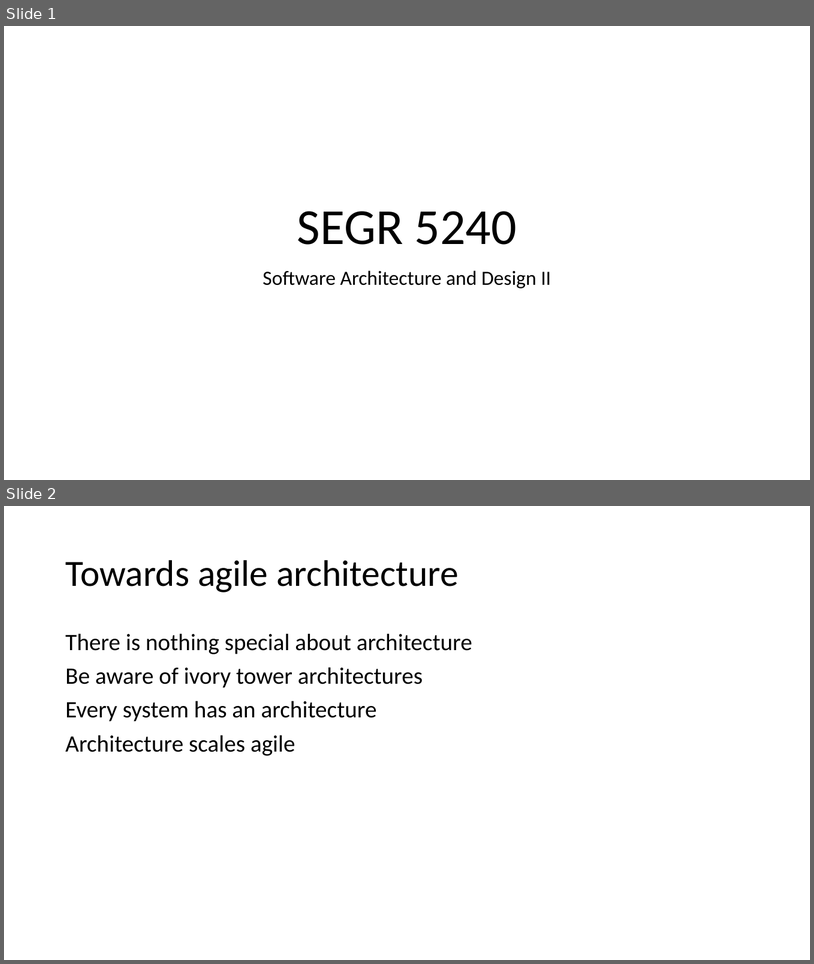
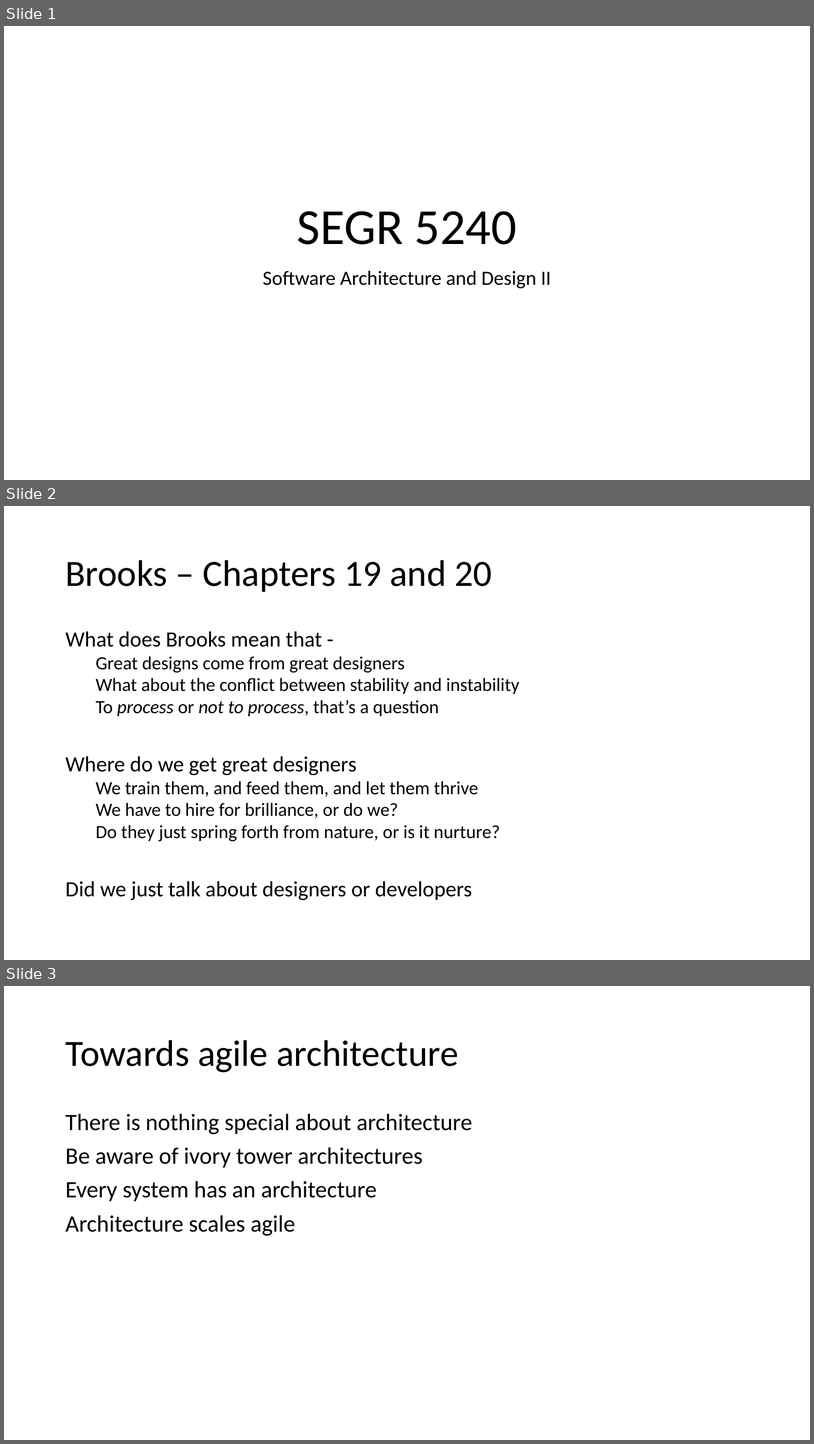
Before and after one commit to JoeM5/SU_SEGR_5240_18SQ, a slide deck: 05 - Agile Software Architecture.pptx. Shown one above the other, each under a label of ours: slides 1 and 2 before the commit, slides 1, 2 and 3 after it. The pictures are 814x964 and 814x1444 pixels, drawn with LibreOffice and Linux fonts; fonts in the diff are those of the drawing. Boxes give left, top, right and bottom in pixels: in the first picture for what was removed or moved away, otherwise in the second. Text is boxed around its words. In the diff, an @@ line names an element or a change of style, - is before the commit and + after.

```diff
--- a/05 - Agile Software Architecture.pptx
+++ b/05 - Agile Software Architecture.pptx
@@ slide 2 added at [4,506,810,960], background #FFFFFF @@
@@ title added at [65,560,492,592], 44 pt, text #000000 @@
+Brooks – Chapters 19 and 20
@@ text added at [65,631,519,900], 22.2 pt, text #000000 @@
+What does Brooks mean that -
+  Great designs come from great designers
+  What about the conflict between stability and instability
+  To process or not to process, that’s a question
+Where do we get great designers
+  We train them, and feed them, and let them thrive
+  We have to hire for brilliance, or do we?
+  Do they just spring forth from nature, or is it nurture?
+Did we just talk about designers or developers
@@ what was slide 2 is now slide 3 @@
```
Also in this commit, not shown: 1 slide changed, 1 other slide added, 1 other file.
